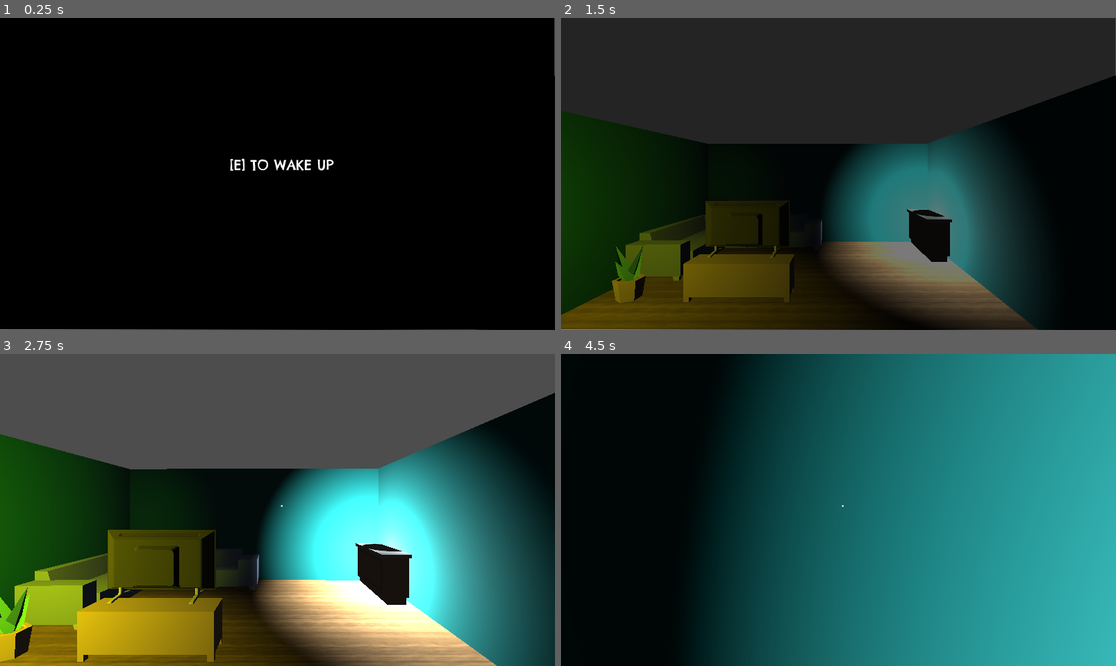
Above: before the commit, frames 1-4 (two rows, left to right).
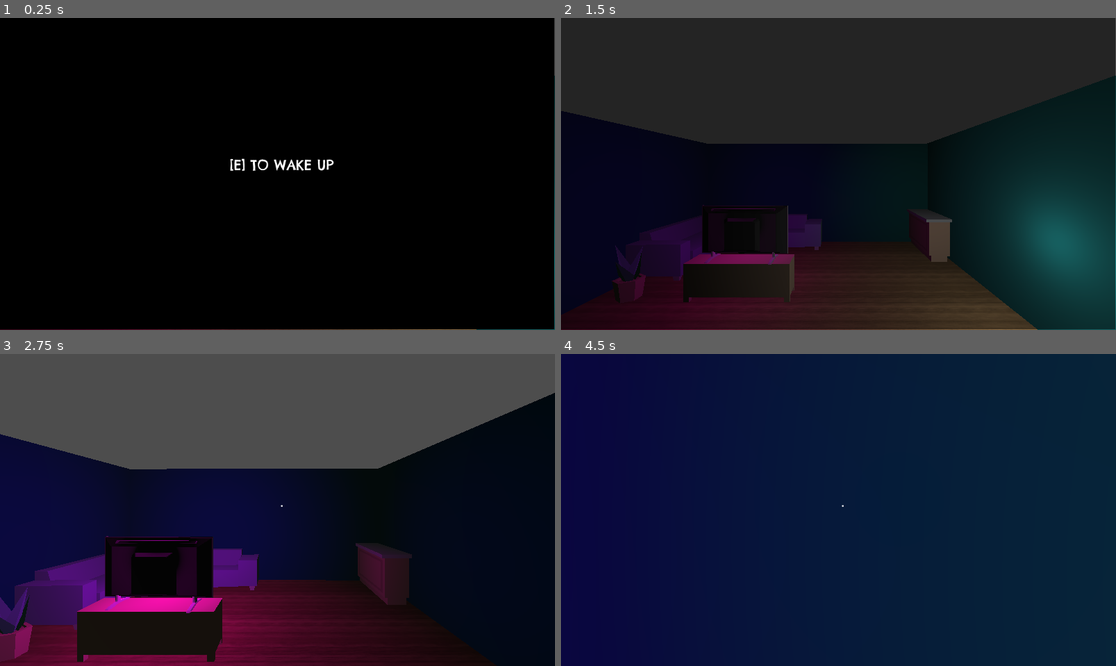
Above: after the commit, the same moments.

Repository: RaqeebDev/ShibaHorror
Game: Godot game, scene res://scences/level.tscn
Same seed, same stepped clock (60 frames per second), same inputs: the game is played once before the commit and once after it. Video files are missing from this copy of the repository; at most half a second of black plays in their place.
Inputs (mouse positions are in pixels of both pictures, inside the frame that each line leads up to):
- Up to frame 1 (0.25 s): no input
- Up to frame 2 (1.5 s): tap Enter (ui_accept) at 0.5, 0.77 s; move the mouse to (866, 174) at 0.52 s; hold E (interact) 0.53-1.28 s; hold W (forward) from 0.53 s (still down); move the mouse to (810, 174) at 1.27 s; tap E (interact) at 1.35 s
- Up to frame 3 (2.75 s): keep holding W (forward); tap Enter (ui_accept) at 1.52 s; move the mouse to (288, 503) at 2.02 s; hold E (interact) from 2.03 s (still down)
- Up to frame 4 (4.5 s): keep holding W (forward); move the mouse to (832, 516) at 2.77 s; release E (interact) at 2.78 s; tap E (interact) at 2.85, 4.35 s; tap Enter (ui_accept) at 3.02, 3.77 s; move the mouse to (877, 513) at 3.52 s; hold E (interact) 3.53-4.28 s; move the mouse to (794, 506) at 4.27 s

The runs differ from the first frame. In frame 1, 0.3% of the frame differs, in the area x 0-100%, y 18-100%; in frame 2, 47%; in frame 3, 63%; in frame 4, 98%, in the area x 0-100%, y 0-100%.

Commit message:
Television , switch on/off button

Diff:
--- /dev/null
+++ b/scences/LightSwitch.tscn
@@ -0,0 +1,30 @@
+[gd_scene load_steps=4 format=3 uid="uid://lud52mnbbu75"]
+
+[ext_resource type="Script" uid="uid://6dvyjxluxpf2" path="res://scripts/light_switch.gd" id="1_rx0ct"]
+
+[sub_resource type="BoxMesh" id="BoxMesh_1hph8"]
+
+[sub_resource type="BoxShape3D" id="BoxShape3D_ybral"]
+size = Vector3(30, 30, 30)
+
+[node name="LightSwitch" type="Node3D"]
+script = ExtResource("1_rx0ct")
+
+[node name="StaticBody3D" type="StaticBody3D" parent="."]
+
+[node name="MeshInstance3D" type="MeshInstance3D" parent="StaticBody3D"]
+transform = Transform3D(1.21279, 0, 0, 0, 1.98138, 0, 0, 0, 0.377766, 0, 0, 0)
+mesh = SubResource("BoxMesh_1hph8")
+
+[node name="DetectionArea" type="Area3D" parent="."]
+
+[node name="CollisionShape3D" type="CollisionShape3D" parent="DetectionArea"]
+shape = SubResource("BoxShape3D_ybral")
+
+[node name="Label3D" type="Label3D" parent="."]
+transform = Transform3D(1, 0, 0, 0, 1, 0, 0, 0, 1, 0, 8.5482, 0.822379)
+pixel_size = 0.04
+text = "Press E to toggle"
+
+[connection signal="body_entered" from="DetectionArea" to="." method="_on_detection_area_body_entered"]
+[connection signal="body_exited" from="DetectionArea" to="." method="_on_detection_area_body_exited"]
--- a/scences/can.tscn
+++ /dev/null
@@ -1,19 +0,0 @@
-[gd_scene load_steps=4 format=3 uid="uid://bjlgbfm5g3x1g"]
-
-[ext_resource type="ArrayMesh" uid="uid://clg7aj5iowu46" path="res://Assets/Models/14025_Soda_Can_v3_l3.obj" id="1_f6ns4"]
-[ext_resource type="Script" uid="uid://488tuamy1um2" path="res://scripts/can.gd" id="1_v55c5"]
-
-[sub_resource type="CylinderShape3D" id="CylinderShape3D_v55c5"]
-height = 13.0
-radius = 4.43115
-
-[node name="can" type="RigidBody3D"]
-script = ExtResource("1_v55c5")
-
-[node name="can" type="MeshInstance3D" parent="."]
-transform = Transform3D(-0.0123245, 0.000129058, -0.000772917, -0.000867686, 0.000775435, 0.01082, -0.000193744, -0.0116825, 0.000709646, 0.000129461, 0, 0.000925332)
-mesh = ExtResource("1_f6ns4")
-
-[node name="CollisionShape3D" type="CollisionShape3D" parent="can"]
-transform = Transform3D(0.995685, 0.0512472, 0.0773702, -0.0736043, -0.0716931, 0.994708, 0.0565231, -0.99611, -0.0676124, -0.47965, 0.702183, 6.84712)
-shape = SubResource("CylinderShape3D_v55c5")
--- a/scences/dustbin.tscn
+++ /dev/null
@@ -1,16 +0,0 @@
-[gd_scene load_steps=3 format=3 uid="uid://blh5sut2r55w1"]
-
-[ext_resource type="PackedScene" uid="uid://me7ur3qn2x4r" path="res://scences/Refuse bin 3.FBX" id="1_ygdgh"]
-
-[sub_resource type="CylinderShape3D" id="CylinderShape3D_yi2yo"]
-height = 0.774414
-radius = 0.19873
-
-[node name="dustbin" type="Area3D"]
-
-[node name="Refuse bin 3" parent="." instance=ExtResource("1_ygdgh")]
-transform = Transform3D(1, 0, 0, 0, 1, 0, 0, 0, 1, 0.0157778, 0.116661, -0.0235574)
-
-[node name="CollisionShape3D" type="CollisionShape3D" parent="Refuse bin 3"]
-transform = Transform3D(1, 0, 0, 0, 1, 0, 0, 0, 1, 0, 0.300293, 0)
-shape = SubResource("CylinderShape3D_yi2yo")
--- a/scences/level.tscn
+++ b/scences/level.tscn
@@ -1,17 +1,17 @@
-[gd_scene load_steps=26 format=3 uid="uid://c0eqjxwwmlp43"]
+[gd_scene load_steps=25 format=3 uid="uid://c0eqjxwwmlp43"]
 
 [ext_resource type="Texture2D" uid="uid://dpe1lpsg4jk6c" path="res://Assets/textures/Wood_07-256x256.png" id="1_dckfn"]
 [ext_resource type="PackedScene" uid="uid://c0qlydxfjy6mh" path="res://Assets/Models/kitchenFridge.fbx" id="2_qi052"]
 [ext_resource type="PackedScene" uid="uid://cjojcfqo0nkml" path="res://scences/player.tscn" id="3_tas22"]
 [ext_resource type="PackedScene" uid="uid://cbjetltm4rrbn" path="res://Assets/Models/doorway.fbx" id="4_7l045"]
 [ext_resource type="PackedScene" uid="uid://cd20wfkh4o0va" path="res://Assets/Models/loungeDesignSofaCorner.fbx" id="5_cq5gf"]
-[ext_resource type="PackedScene" uid="uid://d15ve5brw71qo" path="res://scences/light_bulb.tscn" id="5_qsoni"]
 [ext_resource type="PackedScene" uid="uid://b6w1naoc7g5al" path="res://Assets/Models/pottedPlant.fbx" id="6_3irxl"]
-[ext_resource type="PackedScene" uid="uid://bdtn1xjb5eyow" path="res://Assets/Models/MI SMART TV.fbx" id="7_2mwew"]
 [ext_resource type="PackedScene" uid="uid://kmkfmtsl0bit" path="res://Assets/Models/cabinetTelevision.fbx" id="8_2mn0i"]
+[ext_resource type="PackedScene" uid="uid://cr243x0ei4463" path="res://scences/tv.tscn" id="8_olo2r"]
 [ext_resource type="PackedScene" uid="uid://b3ri8bcvgih8n" path="res://Assets/Models/kitchenBar.fbx" id="9_gmcrc"]
 [ext_resource type="PackedScene" uid="uid://b6ahfo25xcycv" path="res://Assets/Models/kitchenCabinet.fbx" id="10_nskur"]
 [ext_resource type="PackedScene" uid="uid://e7op0kvloudv" path="res://scences/faders.tscn" id="11_nskur"]
+[ext_resource type="PackedScene" uid="uid://lud52mnbbu75" path="res://scences/LightSwitch.tscn" id="11_olo2r"]
 
 [sub_resource type="StandardMaterial3D" id="StandardMaterial3D_qi052"]
 albedo_texture = ExtResource("1_dckfn")
@@ -45,13 +45,10 @@
 size = Vector3(4.16467, 2.8208, 10.7764)
 
 [sub_resource type="SphereShape3D" id="SphereShape3D_2mwew"]
-radius = 2.04561
-
-[sub_resource type="BoxShape3D" id="BoxShape3D_2mn0i"]
-size = Vector3(2.01947, 1.10503, 0.224121)
+radius = 1.01199
 
 [sub_resource type="BoxShape3D" id="BoxShape3D_l7o77"]
-size = Vector3(7.71446, 2.18317, 0.879213)
+size = Vector3(5.93454, 1.80251, 0.879213)
 
 [sub_resource type="BoxShape3D" id="BoxShape3D_gmcrc"]
 size = Vector3(4.46722, 3.61475, 2.12903)
@@ -122,10 +119,6 @@
 transform = Transform3D(1, 0, 1.86265e-08, 0, 1.00002, 0, 0, 0, 1, -11.2633, -0.395268, 5.19437)
 shape = SubResource("BoxShape3D_3irxl")
 
-[node name="CollisionShape3D2" type="CollisionShape3D" parent="loungeDesignSofaCorner/StaticBody3D"]
-transform = Transform3D(-0.0164577, 0, 0.999865, 0, 1.00002, 0, -0.999864, 0, -0.0164577, -5.34812, -0.395268, 11.7103)
-shape = SubResource("BoxShape3D_3irxl")
-
 [node name="pottedPlant" parent="." instance=ExtResource("6_3irxl")]
 transform = Transform3D(0.221399, 0, 0, 0, 0.134401, 0, 0, 0, 0.176012, -4.20017, 0.1, -2.07425)
 
@@ -135,22 +128,13 @@
 transform = Transform3D(0.425815, 0, 0, 0, 1.8136, 0, 0, 0, 0.55783, 0, 2.55034, 0.0081377)
 shape = SubResource("SphereShape3D_2mwew")
 
-[node name="MI SMART TV" parent="." instance=ExtResource("7_2mwew")]
-transform = Transform3D(-0.707831, 0, 0.00848568, 0, 0.653063, 0, -0.00607824, 0, -0.988185, -2.26916, 0.835694, -2.44581)
-
-[node name="StaticBody3D" type="StaticBody3D" parent="MI SMART TV"]
-
-[node name="CollisionShape3D" type="CollisionShape3D" parent="MI SMART TV/StaticBody3D"]
-transform = Transform3D(1, 0, 9.31323e-10, 0, 1, 0, -2.00234e-08, 0, 0.999995, 0.00372791, 0.701169, -0.309167)
-shape = SubResource("BoxShape3D_2mn0i")
-
 [node name="cabinetTelevision" parent="." instance=ExtResource("8_2mn0i")]
 transform = Transform3D(0.211298, 0, 0, 0, 0.198727, 0, 0, 0, 0.154002, -1.52881, 0.1, -2.34194)
 
 [node name="StaticBody3D" type="StaticBody3D" parent="cabinetTelevision"]
 
 [node name="CollisionShape3D" type="CollisionShape3D" parent="cabinetTelevision/StaticBody3D"]
-transform = Transform3D(1.04471, 0, 0, 0, 1.77024, -0.370539, 0, 0.230668, 2.84366, -4.09386, 1.36031, 0.939924)
+transform = Transform3D(1.04471, 0, 0, 0, 1.77024, -0.370539, 0, 0.230668, 2.84366, -3.82692, 1.6004, 0.97121)
 shape = SubResource("BoxShape3D_l7o77")
 
 [node name="kitchenBar" parent="." instance=ExtResource("9_gmcrc")]
@@ -196,10 +180,23 @@
 offset_right = 610.0
 offset_bottom = 322.0
 
-[node name="light_bulb" parent="." instance=ExtResource("5_qsoni")]
-transform = Transform3D(0.190111, 0, 0, 0, 0.91372, 0, 0, 0, 0.281498, 1.72979, 0.817342, -4.18152)
-
 [node name="OmniLight3D" type="OmniLight3D" parent="."]
-transform = Transform3D(1, 0, 0, 0, 1, 0, 0, 0, 1, -4.36382, 1.68934, -0.402833)
-light_color = Color(1, 1, 0, 1)
-light_energy = 2.973
+transform = Transform3D(1, 0, 0, 0, 1, 0, 0, 0, 1, 1.46587, 1.334, -1.1366)
+
+[node name="OmniLight3D2" type="OmniLight3D" parent="."]
+transform = Transform3D(1, 0, 0, 0, 1, 0, 0, 0, 1, -2.31969, 1.334, -2.35317)
+light_color = Color(0.688303, 0.000356071, 0.688298, 1)
+light_energy = 1.311
+light_size = 1.0
+distance_fade_enabled = true
+
+[node name="LightSwitch" parent="." node_paths=PackedStringArray("target_light") instance=ExtResource("11_olo2r")]
+transform = Transform3D(0.00931458, 0, -0.328344, 0, 0.0681896, 0, 0.0481481, 0, 0.0635203, 1.83555, 1.10148, 0.582282)
+target_light = NodePath("../OmniLight3D")
+
+[node name="LightSwitch2" parent="." node_paths=PackedStringArray("target_light") instance=ExtResource("11_olo2r")]
+transform = Transform3D(0.0490038, 0, 0.0129956, 0, 0.0214431, 0, -0.00190566, 0, 0.334179, -2.15479, 0.453286, -2.27219)
+target_light = NodePath("../OmniLight3D2")
+
+[node name="TV" parent="." instance=ExtResource("8_olo2r")]
+transform = Transform3D(0.00470766, 0, 0.741625, 0, 0.683887, 0, -0.998983, 0, 0.00349487, -2.33558, 0.695065, -2.09591)
--- a/scences/light_bulb.tscn
+++ /dev/null
@@ -1,15 +0,0 @@
-[gd_scene load_steps=2 format=3 uid="uid://d15ve5brw71qo"]
-
-[sub_resource type="BoxMesh" id="BoxMesh_oh7nj"]
-
-[node name="light_bulb" type="Node3D"]
-
-[node name="mesh" type="MeshInstance3D" parent="."]
-transform = Transform3D(0.937751, 0, 0, 0, 0.250392, 0, 0, 0, 0.953524, 0, 0, 0)
-mesh = SubResource("BoxMesh_oh7nj")
-
-[node name="light" type="OmniLight3D" parent="."]
-light_energy = 15.247
-light_indirect_energy = 1.465
-light_size = 1.0
-omni_range = 3.17
--- a/scences/light_switch.tscn
+++ /dev/null
@@ -1,33 +0,0 @@
-[gd_scene load_steps=5 format=3 uid="uid://pm2jxdgpe17"]
-
-[ext_resource type="Script" uid="uid://6dvyjxluxpf2" path="res://scripts/light_switch.gd" id="1_b8aig"]
-
-[sub_resource type="StandardMaterial3D" id="StandardMaterial3D_b8aig"]
-albedo_color = Color(0.655601, 0.655601, 0.655601, 1)
-
-[sub_resource type="BoxMesh" id="BoxMesh_lrvxx"]
-material = SubResource("StandardMaterial3D_b8aig")
-
-[sub_resource type="BoxShape3D" id="BoxShape3D_vbhru"]
-size = Vector3(1.02155, 1.1933, 0.651245)
-
-[node name="light_switch" type="Node3D"]
-script = ExtResource("1_b8aig")
-
-[node name="MeshInstance3D" type="MeshInstance3D" parent="."]
-transform = Transform3D(1.04181, 0, 0, 0, 1.18196, 0, 0, 0, 0.247014, 0, 0, 0)
-mesh = SubResource("BoxMesh_lrvxx")
-
-[node name="off" type="MeshInstance3D" parent="."]
-transform = Transform3D(0.425242, 0, 0, 0, 0.822417, -0.128785, 0, 0.502478, 0.210785, 0, 0, 0.156342)
-mesh = SubResource("BoxMesh_lrvxx")
-
-[node name="on" type="MeshInstance3D" parent="."]
-transform = Transform3D(0.425242, 0, 0, 0, 0.855766, 0.113618, 0, -0.443303, 0.219332, 0, -0.0433555, 0.156342)
-mesh = SubResource("BoxMesh_lrvxx")
-
-[node name="light_switch" type="StaticBody3D" parent="."]
-
-[node name="CollisionShape3D" type="CollisionShape3D" parent="light_switch"]
-transform = Transform3D(1, 0, 0, 0, 1, 0, 0, 0, 1, 0.0107727, -0.00888062, 0.174377)
-shape = SubResource("BoxShape3D_vbhru")
--- /dev/null
+++ b/scences/tasks.tscn
@@ -0,0 +1,6 @@
+[gd_scene load_steps=2 format=3 uid="uid://cdtbe5n63v02p"]
+
+[ext_resource type="Script" uid="uid://c47fl74dikbf4" path="res://scripts/tasks.gd" id="1_k10y3"]
+
+[node name="Tasks" type="Node3D"]
+script = ExtResource("1_k10y3")
--- a/scences/tv.tscn
+++ b/scences/tv.tscn
@@ -1,76 +1,54 @@
-[gd_scene load_steps=6 format=3 uid="uid://b27gjrd5rxkof"]
+[gd_scene load_steps=7 format=3 uid="uid://cr243x0ei4463"]
 
 [ext_resource type="PackedScene" uid="uid://bdtn1xjb5eyow" path="res://Assets/Models/MI SMART TV.fbx" id="1_4jumj"]
-[ext_resource type="VideoStream" uid="uid://hv3gutmg05g7" path="res://Assets/Models/Mr-beast-rizz-full-version.ogv" id="2_m8c1k"]
+[ext_resource type="Script" uid="uid://cf68t75hopml8" path="res://scripts/tv.gd" id="1_m8c1k"]
+[ext_resource type="VideoStream" uid="uid://csyr8ny553yiv" path="res://Assets/Models/Old-analog-TV-noise_-bad-signal-Retroqrad-Retroqrad-Azerbaycan-_720p_-h264_.ogv" id="3_hi5dx"]
 
-[sub_resource type="GDScript" id="GDScript_m8c1k"]
-script/source = "extends Node3D
-
-@onready var video_player = $VideoStreamPlayer
-@onready var tv_screen = $MeshInstance3D
-@onready var interact_label = $Area3D/Label3D
-
-var player_near = false
-
-func _ready():
-
-	var mat = StandardMaterial3D.new()
-	mat.albedo_texture = video_player.get_texture()
-	mat.emission_enabled = true
-	mat.emission_texture = video_player.get_texture()
-	mat.emission = Color(1,1,1) * 2.0
-	tv_screen.material_override = mat
-
-	interact_label.visible = false
-
-
-func _on_area_3d_body_entered(body):
-	if body.is_in_group(\"player\"):
-		player_near = true
-		interact_label.visible = true
-
-func _on_area_3d_body_exited(body):
-	if body.is_in_group(\"player\"):
-		player_near = false
-		interact_label.visible = false
-
-
-func _unhandled_input(event):
-	if player_near and event.is_action_pressed(\"interact\"):
-		if video_player.is_playing():
-			video_player.stop()
-		else:
-			video_player.play()
-"
-
-[sub_resource type="PlaneMesh" id="PlaneMesh_vluli"]
-resource_local_to_scene = true
+[sub_resource type="BoxShape3D" id="BoxShape3D_m8c1k"]
+size = Vector3(1.83236, 0.912964, 0.271484)
 
 [sub_resource type="BoxShape3D" id="BoxShape3D_hi5dx"]
+size = Vector3(3, 2.35205, 3)
 
-[node name="Node3D" type="Node3D"]
+[sub_resource type="PlaneMesh" id="PlaneMesh_hi5dx"]
+
+[node name="TV" type="Node3D"]
+script = ExtResource("1_m8c1k")
 
 [node name="MI SMART TV" parent="." instance=ExtResource("1_4jumj")]
-transform = Transform3D(0.491408, 0, 0, 0, 0.451418, 0, 0, 0, 1, -0.00341249, 0, 0.425919)
-script = SubResource("GDScript_m8c1k")
+transform = Transform3D(0.0173128, 0, 0.99985, 0, 1, 0, -0.99985, 0, 0.0173128, 0.432682, 0, -0.0259172)
 
-[node name="VideoStreamPlayer" type="VideoStreamPlayer" parent="MI SMART TV"]
-offset_top = -2.0
-offset_right = 1280.0
-offset_bottom = 718.0
-stream = ExtResource("2_m8c1k")
-volume_db = -6.67
-autoplay = true
+[node name="StaticBody3D" type="StaticBody3D" parent="MI SMART TV"]
+transform = Transform3D(0.0173128, 0, -0.99985, 0, 1, 0, 0.99985, 0, 0.0173128, -0.0334042, 0, -0.432168)
 
-[node name="MeshInstance3D" type="MeshInstance3D" parent="MI SMART TV"]
-transform = Transform3D(1.01648, 0, 0, 0, -1.83487, -0.601353, 0, 54.0479, -0.00416018, 0.0167672, 0.740903, -0.295473)
-mesh = SubResource("PlaneMesh_vluli")
-skeleton = NodePath("../..")
+[node name="CollisionShape3D" type="CollisionShape3D" parent="MI SMART TV/StaticBody3D"]
+transform = Transform3D(0.0173128, 0, 0.99985, 0, 1, 0, -0.99985, 0, 0.0173128, 0.0685508, 0.806887, -0.0364)
+shape = SubResource("BoxShape3D_m8c1k")
 
-[node name="Area3D" type="Area3D" parent="MI SMART TV"]
+[node name="DetectionArea" type="Area3D" parent="."]
 
-[node name="CollisionShape3D" type="CollisionShape3D" parent="MI SMART TV/Area3D"]
-transform = Transform3D(2.12891, 0, 0, 0, 1.35307, 0, 0, 0, 1.04136, 0, 0.735036, -0.354029)
+[node name="CollisionShape3D" type="CollisionShape3D" parent="DetectionArea"]
+transform = Transform3D(1, 0, 0, 0, 1, 0, 0, 0, 1, 0, 0.176025, 0)
 shape = SubResource("BoxShape3D_hi5dx")
 
-[connection signal="body_entered" from="MI SMART TV/Area3D" to="MI SMART TV" method="_on_area_3d_body_entered"]
+[node name="InteractionLabel" type="Label3D" parent="."]
+
+[node name="SubViewport" type="SubViewport" parent="."]
+transparent_bg = true
+handle_input_locally = false
+size = Vector2i(1920, 1080)
+
+[node name="VideoStreamPlayer" type="VideoStreamPlayer" parent="SubViewport"]
+offset_right = 1920.0
+offset_bottom = 1080.0
+stream = ExtResource("3_hi5dx")
+paused = true
+loop = true
+
+[node name="TVScreen" type="MeshInstance3D" parent="."]
+transform = Transform3D(-0.00194275, 0.993132, -0.0182237, -0.56665, -0.00340074, 0.000286704, 0.000129138, 0.018396, 0.983884, 0.141827, 0.745031, -0.0258917)
+visible = false
+mesh = SubResource("PlaneMesh_hi5dx")
+
+[connection signal="body_entered" from="DetectionArea" to="." method="_on_detection_area_body_entered"]
+[connection signal="body_exited" from="DetectionArea" to="." method="_on_detection_area_body_exited"]
--- /dev/null
+++ b/scripts/level.gd
@@ -0,0 +1,11 @@
+extends Node3D
+
+
+# Called when the node enters the scene tree for the first time.
+func _ready() -> void:
+	pass # Replace with function body.
+
+
+# Called every frame. 'delta' is the elapsed time since the previous frame.
+func _process(delta: float) -> void:
+	pass
--- a/scripts/light_switch.gd
+++ b/scripts/light_switch.gd
@@ -1,25 +1,42 @@
+# LightSwitch.gd
 extends Node3D
 
-@export var light: Node3D
-@export var on = false
-@export var on_mat: StandardMaterial3D
-@export var off_mat: StandardMaterial3D
+@onready var label_3d = $Label3D
+@export var target_light: Node3D
 
-func _ready() -> void:
-	$off.visible = !on
-	$on.visible = on
-	light.get_node("light").visible = on
-	if on:
-		light.get_node("mesh").material_override = on_mat
-	if !on:
-		light.get_node("mesh").material_override = off_mat
+var player_in_range = false
+
+func _ready():
+	# Verify nodes exist
+	if not label_3d:
+		push_error("Label3D node not found! Check scene structure.")
+		return
+
+	label_3d.visible = false
+	print("LightSwitch ready. Target light: ", target_light)
+
+func _process(_delta):
+	if player_in_range:
+		label_3d.visible = true
+		if Input.is_action_just_pressed("interact"):
+			toggle_light()
+	else:
+		label_3d.visible = false
+
+func _on_detection_area_body_entered(body):
+	if body.is_in_group("player"):
+		player_in_range = true
+		print("Player entered switch area")
+
+func _on_detection_area_body_exited(body):
+	if body.is_in_group("player"):
+		player_in_range = false
+		print("Player left switch area")
 
 func toggle_light():
-	on = !on
-	$off.visible = !on
-	$on.visible = on
-	light.get_node("light").visible = on
-	if on:
-		light.get_node("mesh").material_override = on_mat
-	if !on:
-		light.get_node("mesh").material_override = off_mat
+	if target_light and target_light is Light3D:
+		target_light.visible = !target_light.visible
+		target_light.light_energy = 1.0 if target_light.visible else 0.0
+		print("Light toggled. Now: ", "ON" if target_light.visible else "OFF")
+	else:
+		print("Error: No valid light assigned")
--- /dev/null
+++ b/scripts/tv.gd
@@ -0,0 +1,90 @@
+# TV.gd
+extends Node3D
+
+@onready var interaction_label = $InteractionLabel
+@onready var viewport = $SubViewport
+@onready var video_player = $SubViewport/VideoStreamPlayer
+@onready var tv_screen = $TVScreen  # Your TV screen mesh
+
+var player_in_range = false
+var is_playing = false
+
+func _ready():
+	# Set up label
+	interaction_label.visible = false
+	interaction_label.text = "Press E to play"
+	interaction_label.billboard = true
+	interaction_label.position = Vector3(0, 1.5, 0)
+
+	# Set up video player (LOOPING ENABLED!)
+	video_player.autoplay = false
+	video_player.paused = true
+	video_player.loop = true
+
+	# Set up SubViewport to not block mouse
+	viewport.handle_input_locally = false  # ← THIS FIXES MOUSE BLOCKING!
+
+	# Apply video texture to TV screen
+	apply_video_texture()
+
+	print("TV ready - Mouse won't be blocked!")
+
+func _process(_delta):
+	# Show/hide label when player is near
+	interaction_label.visible = player_in_range
+
+	# Check for E key press
+	if player_in_range and Input.is_action_just_pressed("interact"):
+		toggle_video()
+
+func _on_detection_area_body_entered(body):
+	if body.is_in_group("player"):
+		player_in_range = true
+		update_label_text()
+
+func _on_detection_area_body_exited(body):
+	if body.is_in_group("player"):
+		player_in_range = false
+
+func toggle_video():
+	if is_playing:
+		stop_video()
+	else:
+		play_video()
+	update_label_text()
+
+func play_video():
+	if not video_player.stream:
+		print("No video file assigned!")
+		return
+
+	video_player.play()
+	video_player.paused = false
+	is_playing = true
+	print("Video playing on TV screen")
+
+func stop_video():
+	video_player.stop()
+	is_playing = false
+	print("Video stopped")
+
+func update_label_text():
+	if player_in_range:
+		interaction_label.text = "Press E to stop" if is_playing else "Press E to play"
+
+func apply_video_texture():
+	# Create material using SubViewport texture
+	var material = StandardMaterial3D.new()
+
+	# Create ViewportTexture
+	var viewport_texture = ViewportTexture.new()
+	viewport_texture.viewport_path = viewport.get_path()
+
+	# Apply to material
+	material.albedo_texture = viewport_texture
+	material.emission_enabled = true
+	material.emission_texture = viewport_texture
+	material.emission_energy_multiplier = 2.0  # Make it bright!
+
+	# Apply material to TV screen
+	tv_screen.material_override = material
Not shown, added: Assets/Models/Old-analog-TV-noise_-bad-signal-Retroqrad-Retroqrad-Azerbaycan-_720p_-h264_.ogv.uid
Renamed: scences/Refuse bin 3.FBX -> Assets/Models/Refuse bin 3.FBX
Not shown, added: Assets/Models/Refuse bin 3.FBX.import
Not shown, removed: scences/Refuse bin 3.FBX.import
Not shown, added: scripts/level.gd.uid
Empty file added: scripts/tasks.gd
Not shown, added: scripts/tasks.gd.uid
Not shown, added: scripts/tv.gd.uid
Not shown, added: Assets/Models/Old analog TV noise, bad signal Retroqrad - Retroqrad Azerbaycan (720p, h264).mp4
Not shown, added: Assets/Models/Old-analog-TV-noise_-bad-signal-Retroqrad-Retroqrad-Azerbaycan-_720p_-h264_.ogv
